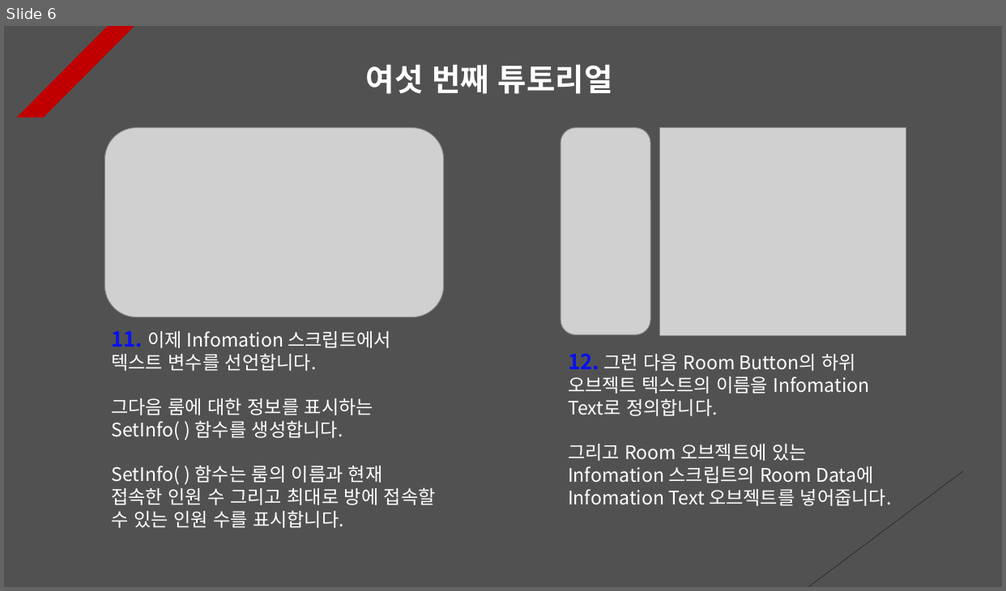
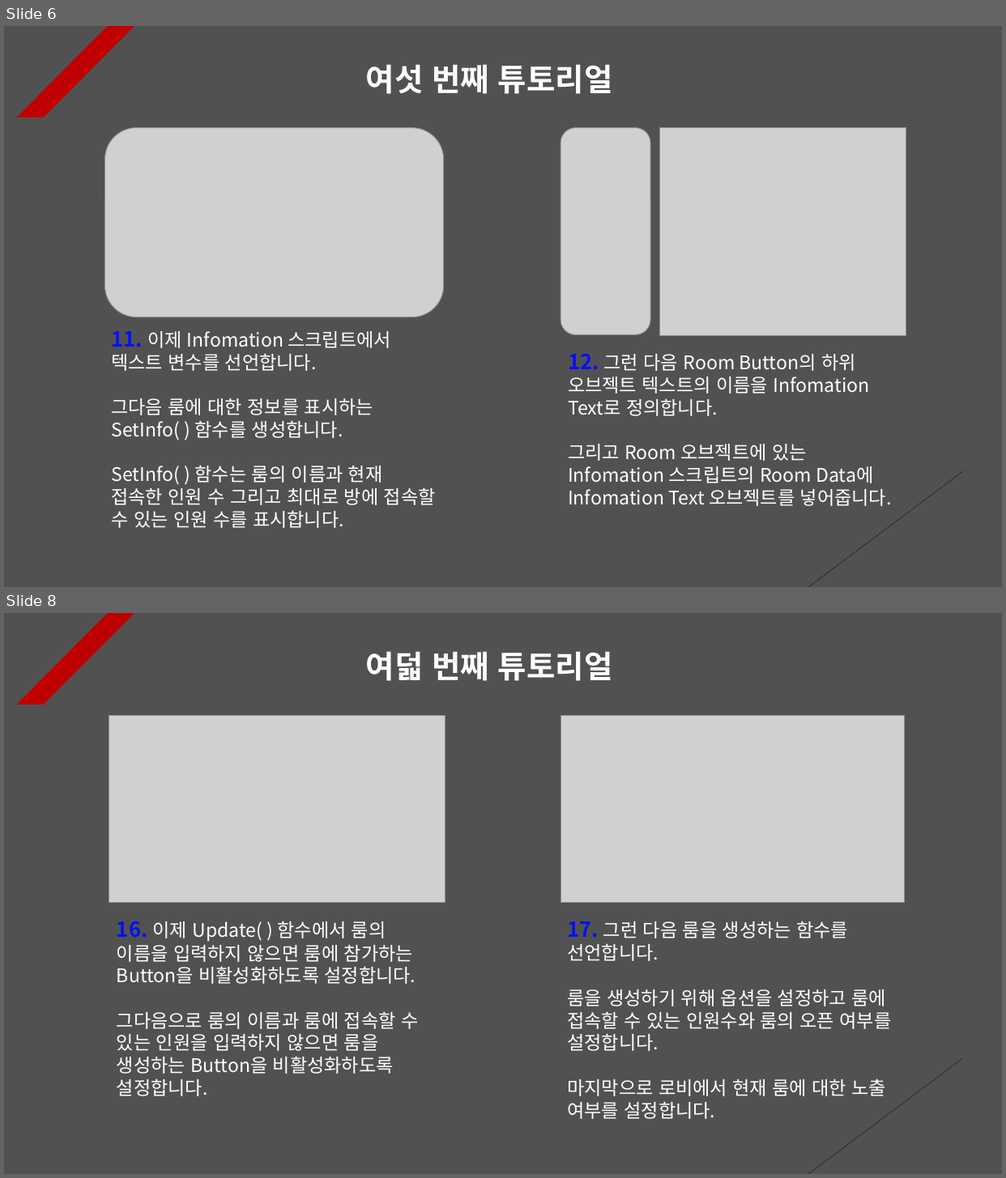
Before and after one commit to Unity2033/3D-UnityEngine, a slide deck: Assets/Class/Photon Server/PPT Data/Photon Room.pptx. Shown one above the other, each under a label of ours: slide 6 before the commit, slides 6 and 8 after it; the slides between them are not shown. The pictures are 1006x591 and 1006x1178 pixels, drawn with LibreOffice and Linux fonts; fonts in the diff are those of the drawing; grey boxes stand for pictures. Boxes give left, top, right and bottom in pixels: in the first picture for what was removed or moved away, otherwise in the second. Text is boxed around its words. In the diff, an @@ line names an element or a change of style, - is before the commit and + after.

```diff
--- a/Assets/Class/Photon Server/PPT Data/Photon Room.pptx
+++ b/Assets/Class/Photon Server/PPT Data/Photon Room.pptx
@@ slide 8 added at <box>4,613,1002,1174</box>, background #515151; not listed: 2 template elements that a slide beside it also shows @@
@@ text added at <box>366,651,613,681</box>, 30 pt, text #FFFFFF, bold @@
+여덟 번째 튜토리얼
@@ picture added at <box>109,716,445,903</box> @@
@@ picture added at <box>561,716,906,902</box> @@
@@ text added at <box>117,921,418,1097</box>, 18 pt, text #FFFFFF @@
+16. 이제 Update( ) 함수에서 룸의 이름을 입력하지 않으면 룸에 참가하는 Button을 비활성화하도록 설정합니다.
+그다음으로 룸의 이름과 룸에 접속할 수 있는 인원을 입력하지 않으면 룸을 생성하는 Button을 비활성화하도록 설정합니다.
@@ text added at <box>567,921,892,1119</box>, 18 pt, text #FFFFFF @@
+17. 그런 다음 룸을 생성하는 함수를 선언합니다.
+룸을 생성하기 위해 옵션을 설정하고 룸에 접속할 수 있는 인원수와 룸의 오픈 여부를 설정합니다.
+마지막으로 로비에서 현재 룸에 대한 노출 여부를 설정합니다.
```
Also in this commit, not shown: 6 other slides added, 13 other files.
